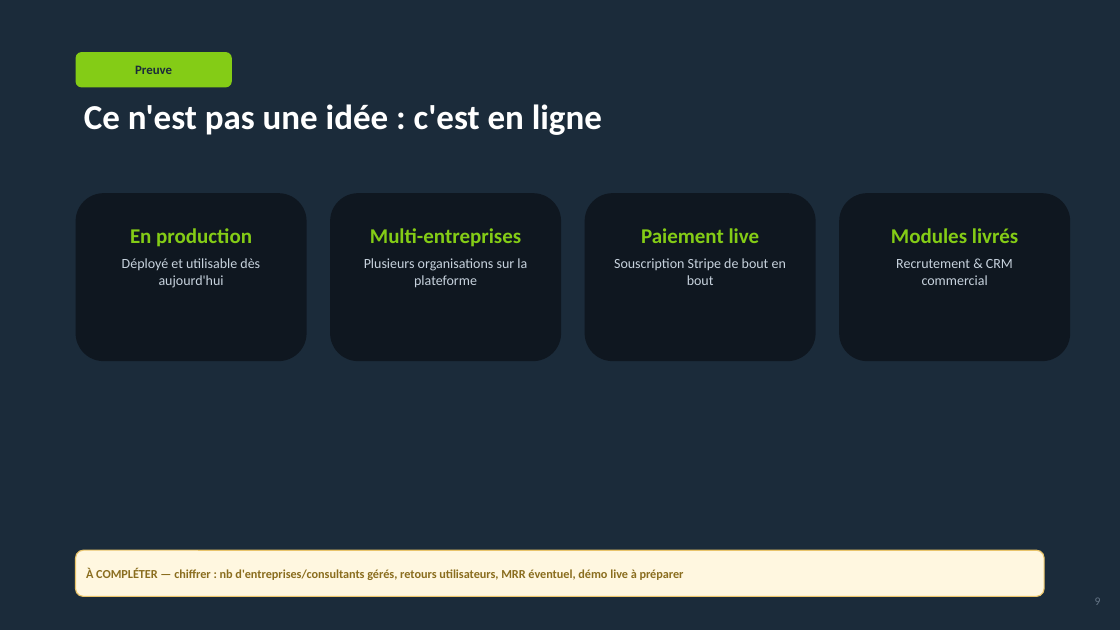
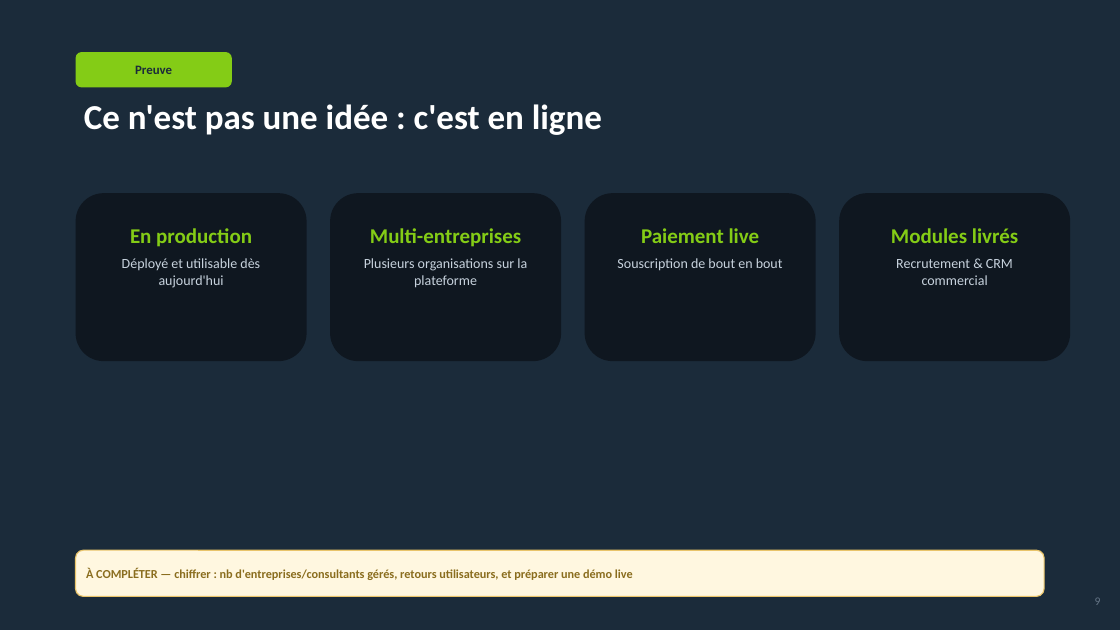
Before and after one commit to Charlesa6/esn-manager, a slide deck: slide 9 of deliverables/Konsilys_Pitch_CGI.pptx. Drawn at 1120x630 pixels with LibreOffice and Linux fonts; fonts in the diff are those of the drawing. Boxes give left, top, right and bottom in pixels: in the first picture for what was removed or moved away, otherwise in the second. Text is boxed around its words. In the diff, an @@ line names an element or a change of style, - is before the commit and + after.

```diff
--- a/deliverables/Konsilys_Pitch_CGI.pptx
+++ b/deliverables/Konsilys_Pitch_CGI.pptx
@@ text at [617, 258, 783, 271]: text changed @@
-Souscription Stripe de bout en bout
+Souscription de bout en bout
@@ text in rounded rectangle at [86, 568, 633, 580]: text changed @@
-À COMPLÉTER — chiffrer : nb d'entreprises/consultants gérés, retours utilisateurs, MRR éventuel, démo live à préparer
+À COMPLÉTER — chiffrer : nb d'entreprises/consultants gérés, retours utilisateurs, et préparer une démo live
```
Also in this commit, not shown: 9 other slides changed, 3 slides added, 3 slides removed, 5 other files.
